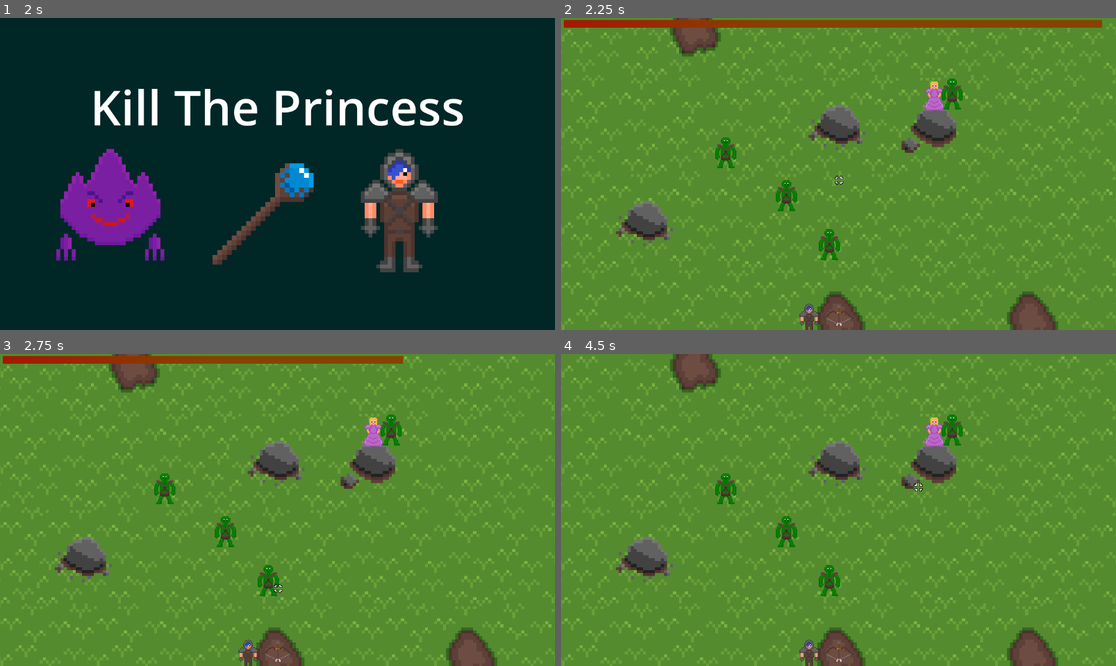
Above: before the commit, frames 1-4 (two rows, left to right).
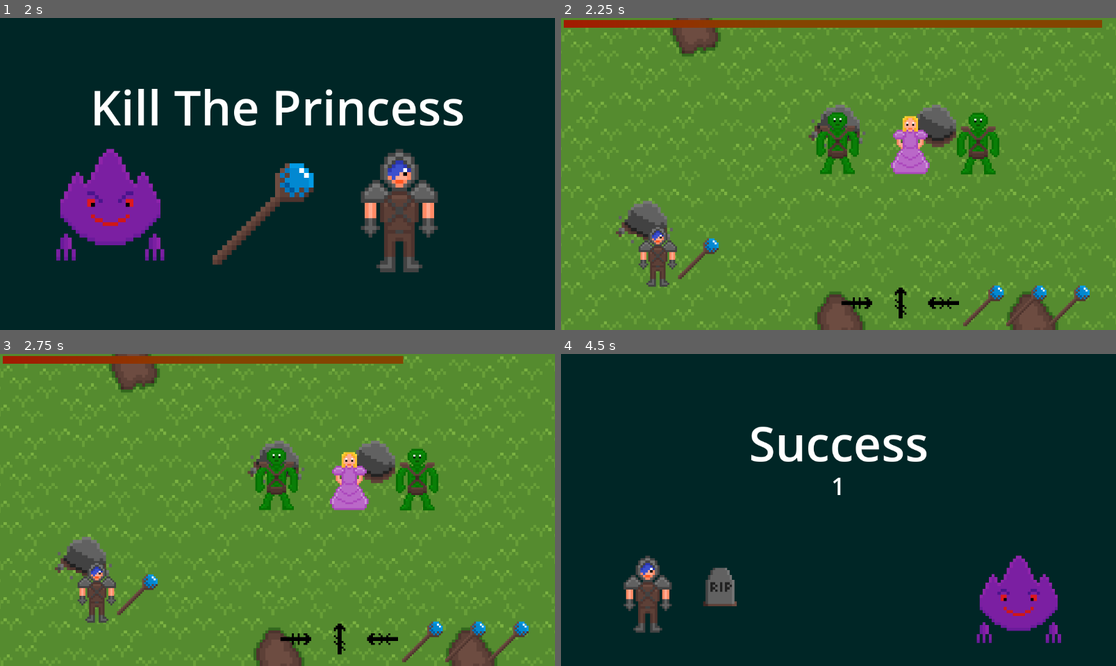
Above: after the commit, the same moments.

Repository: JamsterMan/Game-Jam-PS-16
Game: Godot game, scene res://Scenes/main_menu.tscn
Same seed, same stepped clock (60 frames per second), same inputs: the game is played once before the commit and once after it.
Inputs:
- Up to frame 1 (2 s): click "PLAY" at 0.5 s; hold Right (move_right) from 1.28 s (still down)
- Up to frame 2 (2.25 s): tap Enter at 2 s; release Right (move_right) at 2.03 s; hold Down (move_down) from 2.03 s (still down)
- Up to frame 3 (2.75 s): keep holding Down (move_down)
- Up to frame 4 (4.5 s): release Down (move_down) at 2.78 s; hold Right (move_right) 2.78-3.53 s; hold Up (move_up) 3.53-4.28 s; hold Left (move_left) from 4.28 s (still down)

Frame 1 is identical in both runs. In frame 2, 6.1% of the frame differs, in the area x 14-96%, y 19-100%; in frame 3, 6.1%; in frame 4, 100%, in the area x 0-100%, y 0-100%.

Commit message:
visuals + clean up
+added minigame count
+fixed/cleaned up game how to screen
+cleaned up code (removed useless code/comments)
+added animation for typing mingame

Diff:
--- a/gamejam-ps16/Scenes/GameScene.tscn
+++ b/gamejam-ps16/Scenes/GameScene.tscn
@@ -50,14 +50,6 @@
 magic_sound = ExtResource("6_6xo85")
 button_sound = ExtResource("7_dni82")
 volume = -15.0
-
-[node name="MinigameBackground" type="ColorRect" parent="."]
-visible = false
-offset_left = -600.0
-offset_top = -350.0
-offset_right = 600.0
-offset_bottom = 350.0
-color = Color(0, 0.396549, 0.399054, 1)
 
 [node name="MinigameBackgroundTexture" type="TextureRect" parent="."]
 custom_minimum_size = Vector2(0, 693)
--- a/gamejam-ps16/Scenes/game_won.tscn
+++ b/gamejam-ps16/Scenes/game_won.tscn
@@ -1,16 +1,19 @@
-[gd_scene load_steps=4 format=3 uid="uid://qn48ypmsva8n"]
+[gd_scene load_steps=5 format=3 uid="uid://qn48ypmsva8n"]
 
+[ext_resource type="Script" path="res://Scripts/game_won.gd" id="1_gwr7s"]
 [ext_resource type="Texture2D" uid="uid://dsg52at2d4v78" path="res://Sprites/Player_Happy.png" id="1_kyijl"]
 [ext_resource type="Texture2D" uid="uid://cem3faymlq7no" path="res://Sprites/gravestone.png" id="2_25123"]
 [ext_resource type="Texture2D" uid="uid://bgiudmtthfprl" path="res://Sprites/Hero.png" id="3_e7e1y"]
 
-[node name="GameWon" type="Control"]
+[node name="GameWon" type="Control" node_paths=PackedStringArray("minigame_count_label")]
 layout_mode = 3
 anchors_preset = 15
 anchor_right = 1.0
 anchor_bottom = 1.0
 grow_horizontal = 2
 grow_vertical = 2
+script = ExtResource("1_gwr7s")
+minigame_count_label = NodePath("Count")
 
 [node name="MinigameBackground" type="ColorRect" parent="."]
 layout_mode = 1
@@ -33,6 +36,17 @@
 offset_bottom = 298.0
 theme_override_font_sizes/font_size = 100
 text = "Success"
+horizontal_alignment = 1
+vertical_alignment = 1
+
+[node name="Count" type="Label" parent="."]
+layout_mode = 0
+offset_top = 162.0
+offset_right = 1151.0
+offset_bottom = 387.0
+theme_override_font_sizes/font_size = 50
+text = "0
+"
 horizontal_alignment = 1
 vertical_alignment = 1
 
--- a/gamejam-ps16/Scenes/main_menu.tscn
+++ b/gamejam-ps16/Scenes/main_menu.tscn
@@ -1,16 +1,18 @@
-[gd_scene load_steps=12 format=3 uid="uid://b60aackbw5mmd"]
+[gd_scene load_steps=14 format=3 uid="uid://b60aackbw5mmd"]
 
 [ext_resource type="Script" path="res://Scripts/MainMenu.gd" id="1_50c3h"]
 [ext_resource type="Texture2D" uid="uid://dcqxycge5qqjv" path="res://Sprites/Title_Screen.png" id="1_b4ojj"]
 [ext_resource type="Texture2D" uid="uid://dmapyu46sj31d" path="res://Sprites/Player_normal.png" id="1_qy8be"]
-[ext_resource type="Texture2D" uid="uid://odtm2yuqcnet" path="res://Sprites/Player_sad.png" id="2_jethh"]
-[ext_resource type="Texture2D" uid="uid://d00ckynh8h2k3" path="res://Sprites/Orc.png" id="2_npqms"]
 [ext_resource type="Texture2D" uid="uid://drubo8sc3ihhf" path="res://Sprites/Princess.png" id="3_quacq"]
 [ext_resource type="Texture2D" uid="uid://c81kyv6odec0m" path="res://Sprites/Sword.png" id="4_kkafa"]
 [ext_resource type="AudioStream" uid="uid://bxboycoqnm11f" path="res://Audio/Button Press.wav" id="4_o6sqc"]
 [ext_resource type="Texture2D" uid="uid://epgfmeb8l3ay" path="res://Sprites/Bow.png" id="5_k22i5"]
 [ext_resource type="Texture2D" uid="uid://bgiudmtthfprl" path="res://Sprites/Hero.png" id="6_d33cg"]
 [ext_resource type="Texture2D" uid="uid://bf4huvuhf7hff" path="res://Sprites/staff.png" id="6_gwdj8"]
+[ext_resource type="Texture2D" uid="uid://485us4kx02t" path="res://Sprites/Runes_up2.png" id="10_q3mpc"]
+[ext_resource type="Texture2D" uid="uid://on3thud87cwq" path="res://Sprites/Runes_down2.png" id="11_utkn6"]
+[ext_resource type="Texture2D" uid="uid://diqj3xo3qflt7" path="res://Sprites/Runes_left2.png" id="12_jxcor"]
+[ext_resource type="Texture2D" uid="uid://ctirucnhdxe7r" path="res://Sprites/Runes_right2.png" id="13_t2lq2"]
 
 [node name="MainMenu" type="Control" node_paths=PackedStringArray("sound_effects", "play_button", "how_to_button", "back_button", "how_to_screen")]
 layout_mode = 3
@@ -58,101 +60,6 @@
 text = "Games
 "
 
-[node name="Control" type="Control" parent="."]
-visible = false
-anchors_preset = 0
-offset_right = 40.0
-offset_bottom = 40.0
-
-[node name="Player2" type="TextureRect" parent="Control"]
-layout_mode = 0
-offset_left = 800.0
-offset_top = 450.0
-offset_right = 840.0
-offset_bottom = 490.0
-scale = Vector2(2, 2)
-texture = ExtResource("1_qy8be")
-
-[node name="Orc" type="TextureRect" parent="Control"]
-layout_mode = 0
-offset_left = 100.0
-offset_top = 440.0
-offset_right = 140.0
-offset_bottom = 480.0
-scale = Vector2(2, 2)
-texture = ExtResource("2_npqms")
-
-[node name="Princess" type="TextureRect" parent="Control"]
-layout_mode = 0
-offset_left = 200.0
-offset_top = 440.0
-offset_right = 240.0
-offset_bottom = 480.0
-scale = Vector2(2, 2)
-texture = ExtResource("3_quacq")
-
-[node name="Orc 2" type="TextureRect" parent="Control"]
-layout_mode = 0
-offset_left = 300.0
-offset_top = 440.0
-offset_right = 340.0
-offset_bottom = 480.0
-scale = Vector2(2, 2)
-texture = ExtResource("2_npqms")
-
-[node name="Hero" type="TextureRect" parent="Control"]
-layout_mode = 0
-offset_left = 650.0
-offset_top = 440.0
-offset_right = 690.0
-offset_bottom = 480.0
-scale = Vector2(2, 2)
-texture = ExtResource("6_d33cg")
-
-[node name="Sword" type="TextureRect" parent="Control"]
-layout_mode = 0
-offset_left = 730.0
-offset_top = 440.0
-offset_right = 770.0
-offset_bottom = 480.0
-scale = Vector2(2, 2)
-texture = ExtResource("4_kkafa")
-
-[node name="Bow" type="TextureRect" parent="Control"]
-layout_mode = 0
-offset_left = 800.0
-offset_top = 500.0
-offset_right = 840.0
-offset_bottom = 540.0
-scale = Vector2(2, 2)
-texture = ExtResource("5_k22i5")
-
-[node name="Staff" type="TextureRect" parent="Control"]
-layout_mode = 0
-offset_left = 875.0
-offset_top = 440.0
-offset_right = 915.0
-offset_bottom = 480.0
-scale = Vector2(2, 2)
-texture = ExtResource("6_gwdj8")
-
-[node name="PlayerSad" type="TextureRect" parent="Control"]
-layout_mode = 0
-offset_left = 952.0
-offset_top = 1.0
-offset_right = 1052.0
-offset_bottom = 101.0
-scale = Vector2(2, 2)
-texture = ExtResource("2_jethh")
-
-[node name="Player" type="TextureRect" parent="Control"]
-layout_mode = 0
-offset_left = 4.0
-offset_right = 104.0
-offset_bottom = 100.0
-scale = Vector2(2, 2)
-texture = ExtResource("1_qy8be")
-
 [node name="HowToScreen" type="ColorRect" parent="."]
 visible = false
 layout_mode = 0
@@ -169,7 +76,7 @@
 offset_right = 1175.0
 offset_bottom = 275.0
 theme_override_font_sizes/font_size = 50
-text = "Sabotage the hero while he tries to save the princess
+text = "You possess the hero's weapons to try to kill the princess
 
 Use the arrow keys to play the different minigames
 "
@@ -186,3 +93,93 @@
 theme_override_font_sizes/font_size = 60
 text = "Back
 "
+
+[node name="hero" type="TextureRect" parent="HowToScreen"]
+layout_mode = 0
+offset_left = 492.0
+offset_top = 60.0
+offset_right = 532.0
+offset_bottom = 100.0
+scale = Vector2(2, 2)
+texture = ExtResource("6_d33cg")
+
+[node name="Princess" type="TextureRect" parent="HowToScreen"]
+layout_mode = 0
+offset_left = 597.0
+offset_top = 251.0
+offset_right = 637.0
+offset_bottom = 291.0
+scale = Vector2(2, 2)
+texture = ExtResource("3_quacq")
+
+[node name="Player" type="TextureRect" parent="HowToScreen"]
+layout_mode = 0
+offset_left = 64.0
+offset_top = 60.0
+offset_right = 104.0
+offset_bottom = 100.0
+scale = Vector2(2, 2)
+texture = ExtResource("1_qy8be")
+
+[node name="sword" type="TextureRect" parent="HowToScreen"]
+layout_mode = 0
+offset_left = 622.0
+offset_top = 60.0
+offset_right = 662.0
+offset_bottom = 100.0
+scale = Vector2(2, 2)
+texture = ExtResource("4_kkafa")
+
+[node name="staff" type="TextureRect" parent="HowToScreen"]
+layout_mode = 0
+offset_left = 685.0
+offset_top = 60.0
+offset_right = 725.0
+offset_bottom = 100.0
+scale = Vector2(2, 2)
+texture = ExtResource("6_gwdj8")
+
+[node name="bow" type="TextureRect" parent="HowToScreen"]
+layout_mode = 0
+offset_left = 750.0
+offset_top = 60.0
+offset_right = 790.0
+offset_bottom = 100.0
+scale = Vector2(2, 2)
+texture = ExtResource("5_k22i5")
+
+[node name="arrowkey" type="TextureRect" parent="HowToScreen"]
+layout_mode = 0
+offset_left = 191.0
+offset_top = 410.0
+offset_right = 231.0
+offset_bottom = 450.0
+scale = Vector2(2, 2)
+texture = ExtResource("10_q3mpc")
+
+[node name="arrowkey2" type="TextureRect" parent="HowToScreen"]
+layout_mode = 0
+offset_left = 243.0
+offset_top = 410.0
+offset_right = 283.0
+offset_bottom = 450.0
+scale = Vector2(2, 2)
+texture = ExtResource("11_utkn6")
+
+[node name="arrowkey3" type="TextureRect" parent="HowToScreen"]
+layout_mode = 0
+offset_left = 297.0
+offset_top = 410.0
+offset_right = 337.0
+offset_bottom = 450.0
+scale = Vector2(2, 2)
+texture = ExtResource("12_jxcor")
+
+[node name="arrowkey4" type="TextureRect" parent="HowToScreen"]
+layout_mode = 0
+offset_left = 349.0
+offset_top = 410.0
+offset_right = 389.0
+offset_bottom = 450.0
+scale = Vector2(2, 2)
+texture = ExtResource("13_t2lq2")
--- a/gamejam-ps16/Scenes/mini_game_quick_time.tscn
+++ b/gamejam-ps16/Scenes/mini_game_quick_time.tscn
@@ -23,14 +23,6 @@
 char_target = ExtResource("2_svijv")
 char_fake = ExtResource("3_h1e52")
 char_target_hit = ExtResource("4_47cbh")
-
-[node name="MinigameBackground" type="ColorRect" parent="."]
-visible = false
-offset_left = -601.0
-offset_top = -343.0
-offset_right = 611.0
-offset_bottom = 350.0
-color = Color(0, 0.396549, 0.399054, 1)
 
 [node name="Target" type="Node2D" parent="."]
 
--- a/gamejam-ps16/Scenes/mini_game_typing.tscn
+++ b/gamejam-ps16/Scenes/mini_game_typing.tscn
@@ -13,11 +13,72 @@
 [ext_resource type="Texture2D" uid="uid://ctirucnhdxe7r" path="res://Sprites/Runes_right2.png" id="8_q0aww"]
 [ext_resource type="Texture2D" uid="uid://diqj3xo3qflt7" path="res://Sprites/Runes_left2.png" id="9_ppldq"]
 [ext_resource type="Texture2D" uid="uid://cem3faymlq7no" path="res://Sprites/gravestone.png" id="10_o5hs5"]
-[ext_resource type="Texture2D" uid="uid://dt65f4uaiwvdr" path="res://Sprites/basic_ground.png" id="11_of66i"]
+[ext_resource type="Texture2D" uid="uid://dghc5oicuud00" path="res://Sprites/fire.png" id="11_dxxks"]
 [ext_resource type="Texture2D" uid="uid://d00ckynh8h2k3" path="res://Sprites/Orc.png" id="13_aepvl"]
 [ext_resource type="Texture2D" uid="uid://bgiudmtthfprl" path="res://Sprites/Hero.png" id="15_utdsf"]
 
-[node name="MinigameTypingGame" type="Node2D" node_paths=PackedStringArray("char_sprite", "minigame_timer", "buttons_sprites")]
+[sub_resource type="Animation" id="Animation_qr2l7"]
+resource_name = "Princess_death"
+length = 0.5
+tracks/0/type = "value"
+tracks/0/imported = false
+tracks/0/enabled = true
+tracks/0/path = NodePath("target/Target:texture")
+tracks/0/interp = 1
+tracks/0/loop_wrap = true
+tracks/0/keys = {
+"times": PackedFloat32Array(0.0333333, 0.5),
+"transitions": PackedFloat32Array(1, 1),
+"update": 1,
+"values": [ExtResource("11_dxxks"), ExtResource("10_o5hs5")]
+}
+tracks/1/type = "value"
+tracks/1/imported = false
+tracks/1/enabled = true
+tracks/1/path = NodePath(".:death_animation_done")
+tracks/1/interp = 1
+tracks/1/loop_wrap = true
+tracks/1/keys = {
+"times": PackedFloat32Array(0.5),
+"transitions": PackedFloat32Array(1),
+"update": 1,
+"values": [true]
+}
+
+[sub_resource type="Animation" id="Animation_6is02"]
+length = 0.001
+tracks/0/type = "value"
+tracks/0/imported = false
+tracks/0/enabled = true
+tracks/0/path = NodePath(".:death_animation_done")
+tracks/0/interp = 1
+tracks/0/loop_wrap = true
+tracks/0/keys = {
+"times": PackedFloat32Array(0),
+"transitions": PackedFloat32Array(1),
+"update": 1,
+"values": [false]
+}
+tracks/1/type = "value"
+tracks/1/imported = false
+tracks/1/enabled = true
+tracks/1/path = NodePath("target/Target:texture")
+tracks/1/interp = 1
+tracks/1/loop_wrap = true
+tracks/1/keys = {
+"times": PackedFloat32Array(0),
+"transitions": PackedFloat32Array(1),
+"update": 1,
+"values": [ExtResource("6_mrv0g")]
+}
+
+[sub_resource type="AnimationLibrary" id="AnimationLibrary_ddg8d"]
+_data = {
+"Princess_death": SubResource("Animation_qr2l7"),
+"RESET": SubResource("Animation_6is02")
+}
+
+[node name="MinigameTypingGame" type="Node2D" node_paths=PackedStringArray("char_sprite", "minigame_timer", "buttons_sprites", "animation")]
 process_mode = 4
 script = ExtResource("1_mxqhv")
 up_image = ExtResource("2_uydm4")
@@ -34,24 +95,12 @@
 minigame_timer = NodePath("MinigameTimer")
 buttons = Array[int]([0, 0, 0, 0, 0, 0])
 buttons_sprites = [NodePath("Spell/ButtonOne"), NodePath("Spell/ButtonTwo"), NodePath("Spell/ButtonThree"), NodePath("Spell/ButtonFour"), NodePath("Spell/ButtonFive"), NodePath("Spell/ButtonSix")]
+animation = NodePath("AnimationPlayer")
 
-[node name="MinigameBackground" type="ColorRect" parent="."]
-offset_left = -600.0
-offset_top = -350.0
-offset_right = 600.0
-offset_bottom = 350.0
-color = Color(0, 0.396549, 0.399054, 1)
-
-[node name="TextureRect" type="TextureRect" parent="."]
-visible = false
-custom_minimum_size = Vector2(0, 693)
-offset_left = -600.0
-offset_top = -350.0
-offset_right = 600.0
-offset_bottom = 350.0
-scale = Vector2(2, 2)
-texture = ExtResource("11_of66i")
-stretch_mode = 1
+[node name="AnimationPlayer" type="AnimationPlayer" parent="."]
+libraries = {
+"": SubResource("AnimationLibrary_ddg8d")
+}
 
 [node name="target" type="Node2D" parent="."]
 
--- a/gamejam-ps16/Scripts/crosshair.gd
+++ b/gamejam-ps16/Scripts/crosshair.gd
@@ -1,11 +1,6 @@
 extends Area2D
 
 @export var aim_speed : int = 50
-
-# Called when the node enters the scene tree for the first time.
-func _ready() -> void:
-	pass # Replace with function body.
-
 
 # Called every frame. 'delta' is the elapsed time since the previous frame.
 func _process(delta: float) -> void:
--- /dev/null
+++ b/gamejam-ps16/Scripts/game_won.gd
@@ -0,0 +1,6 @@
+extends Control
+
+@export var minigame_count_label: Label
+
+func _set_minigame_count_label(num:int):
+	minigame_count_label.text = str(num)
--- a/gamejam-ps16/Scripts/mini_game_aim_game.gd
+++ b/gamejam-ps16/Scripts/mini_game_aim_game.gd
@@ -12,20 +12,16 @@
 var max_width = 40
 var min_width = -25
 
-
+#minigame is over -> figure out if game was completed or not
 func _minigame_timer_timeout():
-	print("Mini game end")
 	if(target_area.has_overlapping_areas() ):
-		print("Mini game win")
 		get_parent()._death_sound()
 		get_parent()._minigame_win()
 	else:
-		print("Mini game lose")
 		get_parent()._minigame_lose()
 
 # Called when the node enters the scene tree for the first time.
 func _ready() -> void:
-
 	var rng = RandomNumberGenerator.new()
 	rng.randomize()
 	var vec = Vector2.ZERO
@@ -37,10 +33,6 @@
 		get_child(n).global_position = Vector2.UP*y*10 + Vector2.RIGHT*x*10
 
 	#adjust timer based on distance
-	print(vec.distance_to(Vector2.ZERO))
-	print(vec.distance_to(Vector2.ZERO)/100)
 	var minigame_length = min_minigame_length + minigame_time_steps* vec.distance_to(Vector2.ZERO)/100
-	print(minigame_length)
-	#var minigame_length =3
 	minigame_timer.start(minigame_length)
 	get_parent()._set_minigame_visual_timer(minigame_length)
--- a/gamejam-ps16/Scripts/mini_game_controller.gd
+++ b/gamejam-ps16/Scripts/mini_game_controller.gd
@@ -14,9 +14,10 @@
 var last_minigame_path_index: int = 0
 var start_visual_timer: bool = false
 var time_past: float = 0
+var minigame_count:int = 0
 
+#minigame starts here
 func _minigame_timer_timeout():
-	print("Mini game start")
 	#hide info screen
 	minigame_info.set_visible(false)
 	#show and activate minigame
@@ -30,16 +31,16 @@
 	var rng = RandomNumberGenerator.new()
 	rng.randomize()
 	last_minigame_path_index = rng.randi_range(0,minigames.size()-1)
-	#var next_minigame = load(minigames[last_minigame_path_index])
-	var next_minigame = load(minigames[0])
+	var next_minigame = load(minigames[last_minigame_path_index])
 	minigame_info._set_weapon_image(last_minigame_path_index)
 	minigame_background._change_background(last_minigame_path_index)
-	#set minigame backgorund
 
 	minigame = next_minigame.instantiate()
 	add_child(minigame)
 
 func _minigame_win():
+	minigame_count += 1
+	minigame_win._set_minigame_count_label(minigame_count)
 	start_visual_timer = false
 	minigame_win.set_visible(true)
 	next_minigame_timer.start(2)
@@ -52,13 +53,11 @@
 	#game over
 
 func _next_minigame_timer_timeout():
-	print("Next minigame loading")
 	_reset_minigame()
 
 func _reset_minigame():
 	minigame_win.set_visible(false)
 	#set up minigame info screen
-	#minigame_info_timer._show_info()
 	minigame_info.set_visible(true)
 	minigame_info_timer.start(1.5)
 	#set up minigame
@@ -72,8 +71,7 @@
 		minigame_path_index += 1
 	last_minigame_path_index = minigame_path_index
 	#game 0 = aim, 1 = type, 2 = quicktime
-	#var next_minigame = load(minigames[minigame_path_index])
-	var next_minigame = load(minigames[0])
+	var next_minigame = load(minigames[minigame_path_index])
 	minigame = next_minigame.instantiate()
 	add_child(minigame)
 	#reset minigame info animation
@@ -89,6 +87,7 @@
 	time_past = 0.05
 
 # Called every frame. 'delta' is the elapsed time since the previous frame.
+# used to show the time remaining on screen
 func _process(delta: float) -> void:
 	if(start_visual_timer):
 		time_past += delta
--- a/gamejam-ps16/Scripts/mini_game_quick_time.gd
+++ b/gamejam-ps16/Scripts/mini_game_quick_time.gd
@@ -34,7 +34,7 @@
 	for n in presses_needed:
 		target_postions[n] = rng.randi_range(0,3)
 		target_sprites[n].texture = char_target
-	#set position for first button
+	#set sprites for first button press
 	char_sprites[target_postions[0]].texture = char_target
 	_set_next_button()
 	#adjust timer based on number of button presses
@@ -71,13 +71,11 @@
 	target_sprites[correct_presses].texture = char_target_hit
 	parent._sword_sound()
 
+#minigame is over -> figure out if game was completed or not
 func _minigame_timer_timeout():
-	print("Mini game end")
 	if(correct_presses >= presses_needed):
-		print("Mini game win")
 		get_parent()._minigame_win()
 	else:
-		print("Mini game lose")
 		get_parent()._minigame_lose()
 
 		# Called every frame. 'delta' is the elapsed time since the previous frame.
--- a/gamejam-ps16/Scripts/mini_game_typing.gd
+++ b/gamejam-ps16/Scripts/mini_game_typing.gd
@@ -28,6 +28,9 @@
 var correct_button_presses: int = 0
 var button_count: int = 0
 var parent: Node2D
+
+@export var animation: AnimationPlayer
+@export var death_animation_done = false
 
 # Called when the node enters the scene tree for the first time.
 func _ready() -> void:
@@ -63,8 +66,7 @@
 	if(correct_button_presses >= button_count):
 		parent._magic_sound()
 		#play death sound after animation
-		parent._death_sound()
-		char_sprite.texture = char_target_hit
+		animation.queue("Princess_death")
 		return
 	if(buttons[correct_button_presses] == button.UP):
 		next_button = "move_up"
@@ -75,6 +77,7 @@
 	else:
 		next_button = "move_left"
 
+#changes button sprites to show that the button has been entered correctly
 func _set_pressed_button():
 	if(next_button == "move_up"):
 		buttons_sprites[correct_button_presses].texture = up_image_pressed
@@ -85,13 +88,11 @@
 	else:
 		buttons_sprites[correct_button_presses].texture = left_image_pressed
 
+#minigame is over -> figure out if game was completed or not
 func _minigame_timer_timeout():
-	print("Mini game end")
 	if(correct_button_presses == button_count):
-		print("Mini game win")
 		parent._minigame_win()
 	else:
-		print("Mini game lose")
 		parent._minigame_lose()
 
 # Called every frame. 'delta' is the elapsed time since the previous frame.
@@ -102,3 +103,6 @@
 			correct_button_presses += 1
 			_set_next_button()
 			#check if game done -> change sprite
+	if(death_animation_done):
+		parent._death_sound()
+		death_animation_done = false
--- a/gamejam-ps16/Scripts/sounds.gd
+++ b/gamejam-ps16/Scripts/sounds.gd
@@ -19,20 +19,12 @@
 
 func _play_button_sound():
 	sounds.play_stream(button_sound,0,volume, 1.0)
-	#stream = button_sound
-	#play(0)
 
 func _play_death_sound():
 	sounds.play_stream(death_sound,0,volume, rng.randf_range(0.9,1.1))
-	#stream = death_sound
-	#play(0)
 
 func _play_magic_sound():
 	sounds.play_stream(magic_sound,0,volume+2, rng.randf_range(0.9,1.1))
-	#stream = magic_sound
-	#play(0)
 
 func _play_sword_sound():
 	sounds.play_stream(sword_sound,0,volume+2, rng.randf_range(0.9,1.1))
-	#stream = sword_sound
-	#play(0)
Not shown: 1 places in gamejam-ps16/Scenes/mini_game_typing.tscn that only renumber resources
Binary file removed: gamejam-ps16/Sprites/Runes_down.png
Not shown, removed: gamejam-ps16/Sprites/Runes_down.png.import
Binary file removed: gamejam-ps16/Sprites/Runes_left.png
Not shown, removed: gamejam-ps16/Sprites/Runes_left.png.import
Binary file removed: gamejam-ps16/Sprites/Runes_right.png
Not shown, removed: gamejam-ps16/Sprites/Runes_right.png.import
Binary file removed: gamejam-ps16/Sprites/Runes_up.png
Not shown, removed: gamejam-ps16/Sprites/Runes_up.png.import
